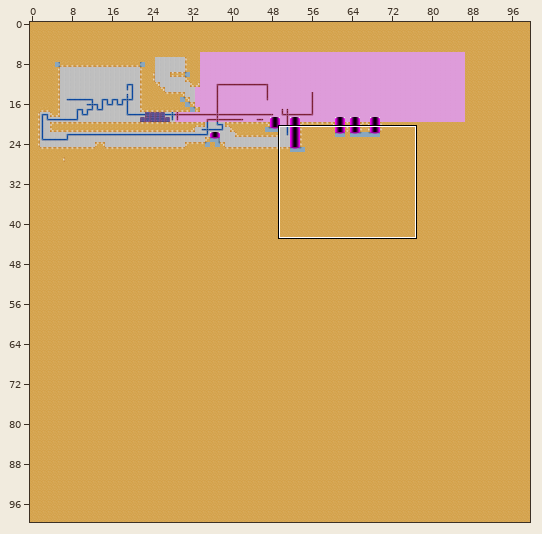
A Tiled map gets an edit: MagnetBoy/MagnetBoy/MagnetBoyContent/theLab2.tmx. The picture above shows the old version from afar; the outline marks the close-up.
Close-up. Earlier state:
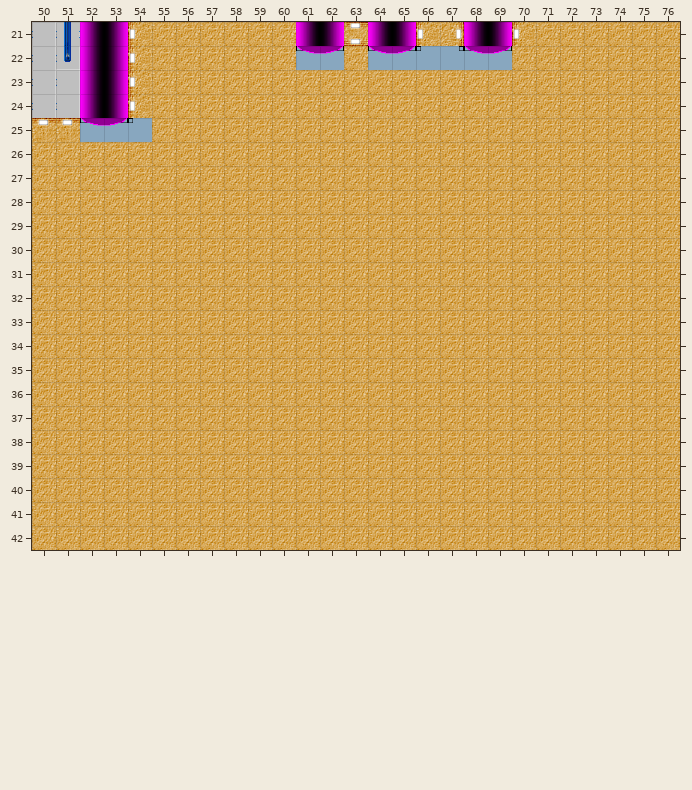
Cells are 32x32 px. Shown: x 50..76, y 21..42. The commit also changed other parts of the map, which this record leaves out.
The result:
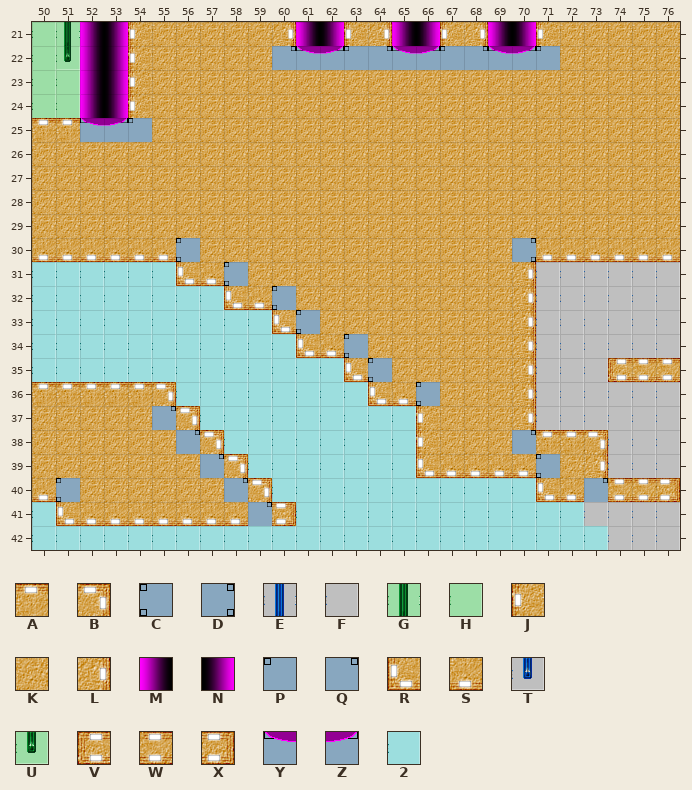
Key: from "labSheetA": A 1, B 2, C 5, D 6, E 11, F 13, G 15, H 17, J 20, K 21, L 22, M 23, N 24, P 25, Q 26, R 40, S 41, T 53, U 57, V 60, W 61, X 62, Y 63, Z 64, 2 77.
_ is an empty cell.
Edits made:
Layer "background walls":
The edit adds tile 2 in row 31 at x 50 to 55; in row 32 at x 50 to 57; in row 33 at x 50 to 59; in row 34 at x 50 to 60; in row 35 at x 50 to 62; in row 36 at x 56 to 63.
The edit adds tile 2 in row 37 at x 57 to 65; in row 38 at x 58 to 65; in row 39 at x 59 to 65; in row 40 at x 60 to 70; in row 41 at x 50 and 61 to 72; in row 42 at x 50 to 73.
The edit adds tile F in rows 31 to 34 at x 71 to 76; in row 35 at x 71 to 73; in rows 36 to 37 at x 71 to 76; in rows 38 to 39 at x 74 to 76; in row 41 at x 73 to 76; in row 42 at x 74 to 76.
Tile E gives way to tile G in row 21 at x 51.
Tile F gives way to tile H in rows 21 to 22 at x 50; in rows 23 to 24 at x 50 to 51.
Tile T gives way to tile U in row 22 at x 51.
Layer "solid":
Tile K gives way to tile A in row 36 at x 50 to 54; in row 38 at x 71 to 72.
Tile K gives way to tile B in row 36 at x 55; in row 37 at x 56; in row 38 at x 57 and 73; in row 39 at x 58; in row 40 at x 59.
Tile K gives way to tile C in row 30 at x 56; in row 31 at x 58; in row 32 at x 60; in row 33 at x 61; in row 34 at x 63; in row 35 at x 64.
Tile K gives way to tile C in row 36 at x 66; in row 39 at x 71; in row 40 at x 51.
Tile K gives way to tile D in row 30 at x 70.
Tile K gives way to tile J in row 21 at x 71; in rows 37 to 38 at x 66.
Tile L gives way to tile J in row 21 at x 67.
Tile W gives way to tile J in row 21 at x 63.
Tile K gives way to tile L in row 21 at x 60; in rows 31 to 37 at x 70; in row 39 at x 73.
Tile M gives way to tile L in row 21 at x 64 and 68.
Tile N gives way to tile M in row 21 at x 65 and 69.
Tile J gives way to tile N in row 21 at x 66 and 70.
Tile K gives way to tile P in row 22 at x 63 and 71.
Tile Q gives way to tile P in row 22 at x 67.
Tile K gives way to tile Q in row 22 at x 60; in row 37 at x 55; in row 38 at x 56 and 70; in row 39 at x 57; in row 40 at x 58 and 73; in row 41 at x 59.
Tile Y gives way to tile Q in row 22 at x 64 and 68.
Tile K gives way to tile R in row 31 at x 56; in row 32 at x 58; in row 33 at x 60; in row 34 at x 61; in row 35 at x 63; in row 36 at x 64.
Tile K gives way to tile R in row 39 at x 66; in row 40 at x 71; in row 41 at x 51.
Tile K gives way to tile S in row 30 at x 50 to 55 and 71 to 76; in row 31 at x 57; in row 32 at x 59; in row 34 at x 62; in row 36 at x 65; in row 39 at x 67 to 70.
Tile K gives way to tile S in row 40 at x 50 and 72; in row 41 at x 52 to 58.
Tile K gives way to tile V in row 35 at x 74.
Tile K gives way to tile W in row 35 at x 75 to 76; in row 40 at x 74 to 75.
Tile K gives way to tile X in row 40 at x 76; in row 41 at x 60.
Tile Z gives way to tile Y in row 22 at x 65 and 69.
Tile K gives way to tile Z in row 22 at x 70.
Tile P gives way to tile Z in row 22 at x 66.
The edit erases tile K in row 31 at x 50 to 55 and 71 to 76; in row 32 at x 50 to 57 and 71 to 76; in row 33 at x 50 to 59 and 71 to 76; in row 34 at x 50 to 60 and 71 to 76; in row 35 at x 50 to 62 and 71 to 73; in row 36 at x 56 to 63 and 71 to 76.
The edit erases tile K in row 37 at x 57 to 65 and 71 to 76; in row 38 at x 58 to 65 and 74 to 76; in row 39 at x 59 to 65 and 74 to 76; in row 40 at x 60 to 70; in row 41 at x 50 and 61 to 76; in row 42 at x 50 to 76.
Boxes around the changes in both close-ups, in picture pixels (x1, y1, x2, y2):
changed: (32, 22, 80, 118)
changed: (272, 22, 296, 70)
changed: (344, 22, 560, 70)
changed: (32, 238, 680, 550)
